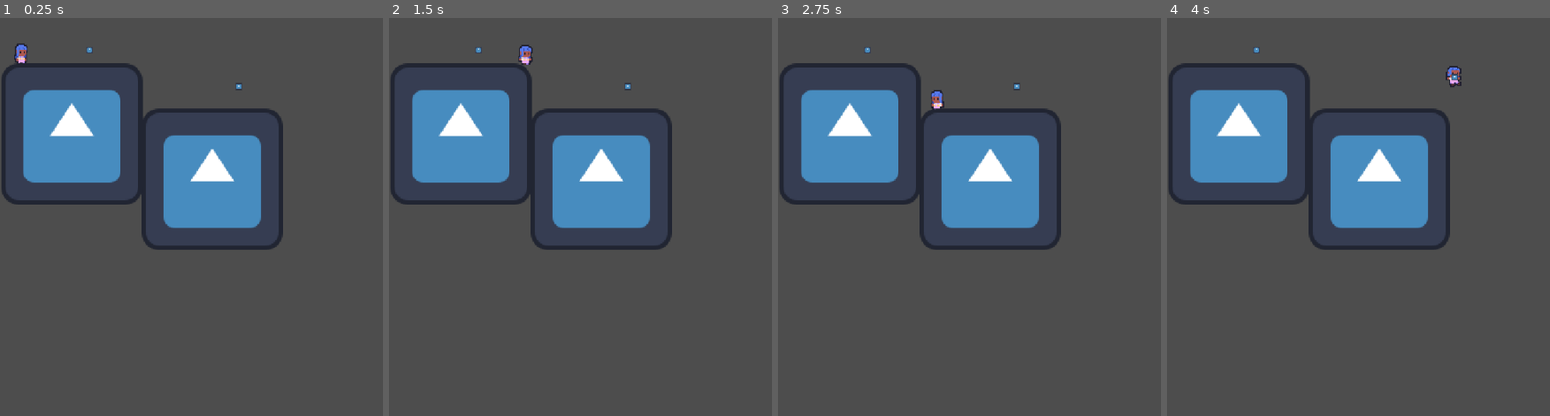
Above: before the commit, frames 1-4 (left to right).
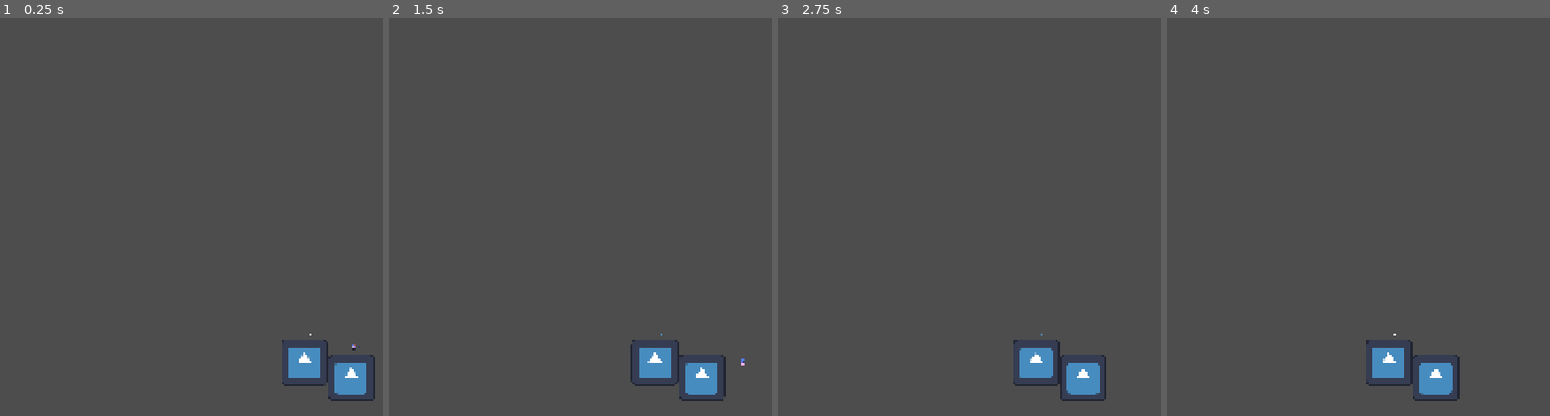
Above: after the commit, the same moments.

Repository: Delwin444/spirit-animal
Game: Godot game, scene res://main.tscn
Same seed, same stepped clock (60 frames per second), same inputs: the game is played once before the commit and once after it. The engine's default icon, where the game draws it, is replaced by a stand-in: a white triangle on a blue panel in a dark square.
Inputs:
- Up to frame 1 (0.25 s): no input
- Up to frame 2 (1.5 s): tap Enter at 0.5 s; hold D (move_right) from 0.53 s (still down); tap Space (jump) at 0.6, 0.77, 1.07, 1.35 s
- Up to frame 3 (2.75 s): tap Space (jump) at 1.52, 1.82, 2.1 s; release D (move_right) at 2.03 s; hold A (move_left) from 2.03 s (still down)
- Up to frame 4 (4 s): release A (move_left) at 2.78 s; hold D (move_right) from 2.78 s (still down); tap Space (jump) at 2.85, 3.02, 3.32, 3.6, 3.77 s

The runs differ from the first frame. In frame 1, 17% of the frame differs, in the area x 0-98%, y 6-97%; in frame 2, 17%; in frame 3, 17%, in the area x 0-86%, y 7-97%; in frame 4, 17%.

Commit message:
Add background image and camera

Diff:
--- a/levels/level1.tscn
+++ b/levels/level1.tscn
@@ -3,6 +3,7 @@
 [ext_resource type="PackedScene" uid="uid://cfyr2rpa0h7tp" path="res://player/player.tscn" id="1_pdtm5"]
 [ext_resource type="Texture2D" uid="uid://ruvrjnqrtiy2" path="res://icon.svg" id="2_b3oru"]
 [ext_resource type="PackedScene" uid="uid://ddkhpmphrlo7c" path="res://items/masks/abstract.tscn" id="3_b3oru"]
+[ext_resource type="Texture2D" uid="uid://bnm85qebnkaoe" path="res://levels/GameMood_NoCharacters.jpg" id="4_ua5ty"]
 
 [sub_resource type="RectangleShape2D" id="RectangleShape2D_ua5ty"]
 size = Vector2(127, 127)
@@ -10,21 +11,14 @@
 [node name="Level1" type="Node2D" unique_id=1538598293]
 
 [node name="Player" parent="." unique_id=1880371565 instance=ExtResource("1_pdtm5")]
-position = Vector2(19, 36)
-acceleration = 700
-deceleration = 1400
-max_fall_speed = 250
-jump_horizontal_distance = 80
-jump_height = 50
-jump_time_to_peak = 0.37
-jump_time_to_descent = 0.3
-jump_cut_value = 15
-double_jump_height = 30
-double_jump_time_to_peak = 0.3
-double_jump_time_to_descent = 0.25
+position = Vector2(199, 866)
+
+[node name="Camera2D" type="Camera2D" parent="Player" unique_id=2038162673]
+limit_top = 0
+limit_bottom = 1080
 
 [node name="StaticBody2D2" type="StaticBody2D" parent="." unique_id=1565633104]
-position = Vector2(129, 34)
+position = Vector2(129, 864)
 
 [node name="CollisionShape2D" type="CollisionShape2D" parent="StaticBody2D2" unique_id=1398167857]
 position = Vector2(62.5, 111.5)
@@ -35,7 +29,7 @@
 texture = ExtResource("2_b3oru")
 
 [node name="StaticBody2D" type="StaticBody2D" parent="." unique_id=1631494404]
-position = Vector2(2, -7)
+position = Vector2(2, 823)
 
 [node name="CollisionShape2D" type="CollisionShape2D" parent="StaticBody2D" unique_id=538844117]
 position = Vector2(62.5, 111.5)
@@ -46,7 +40,13 @@
 texture = ExtResource("2_b3oru")
 
 [node name="DefaultMask" parent="." unique_id=1160054275 instance=ExtResource("3_b3oru")]
-position = Vector2(216, 62)
+position = Vector2(216, 892)
 
 [node name="DefaultMask2" parent="." unique_id=983028436 instance=ExtResource("3_b3oru")]
-position = Vector2(81, 29)
+position = Vector2(81, 859)
+
+[node name="TextureRect" type="TextureRect" parent="." unique_id=96510568]
+z_index = -1
+offset_right = 40.0
+offset_bottom = 40.0
+texture = ExtResource("4_ua5ty")
--- a/project.godot
+++ b/project.godot
@@ -24,7 +24,6 @@
 window/size/viewport_width=1920
 window/size/viewport_height=1080
 window/stretch/mode="canvas_items"
-window/stretch/scale=3.0
 
 [input]
 
